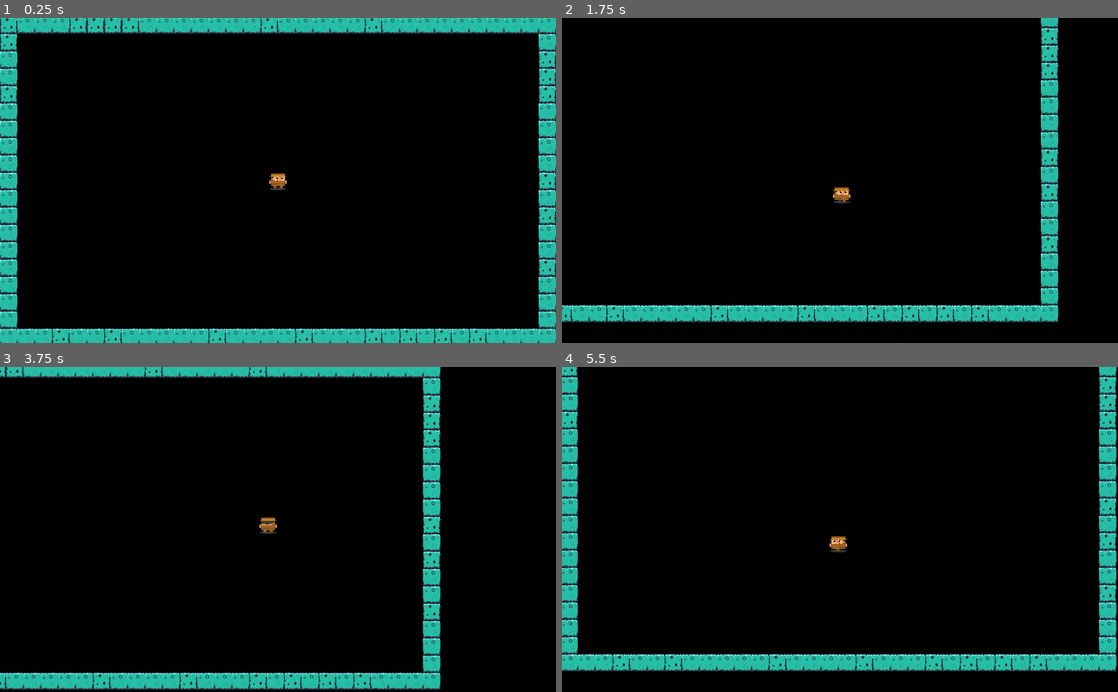
Above: before the commit, frames 1-4 (two rows, left to right).
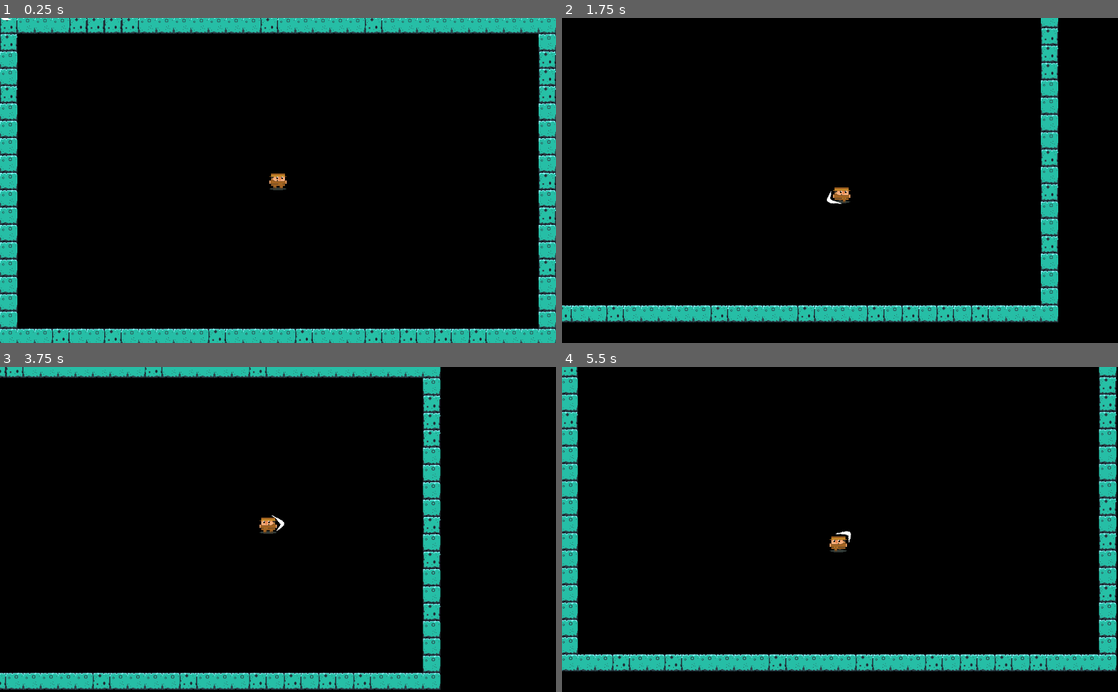
Above: after the commit, the same moments.

Repository: mcerdeira/curse-of-the-rogue
Game: Godot game, scene res://scenes/Main.tscn
Two runs of this game, one before a commit and one after it. Both use one fixed random seed, a clock stepped at 60 frames per second and the inputs below.
Inputs (mouse positions are in pixels of both pictures, inside the frame that each line leads up to):
- Up to frame 1 (0.25 s): no input
- Up to frame 2 (1.75 s): tap Enter at 0.5 s; move the mouse to (962, 164) at 0.52 s; press the mouse at (962, 164) at 0.53 s; hold D (right) 0.53-1.28 s; right-click (962, 164) at 0.8 s; move the mouse to (728, 196) at 1.27 s; release the mouse at (728, 196) at 1.28 s; hold S (down) from 1.28 s (still down); right-click (728, 196) at 1.35 s; click (728, 196) at 1.55 s
- Up to frame 3 (3.75 s): move the mouse to (333, 458) at 2.02 s; release S (down) at 2.03 s; press the mouse at (333, 458) at 2.03 s; hold D (right) 2.03-2.78 s; right-click (333, 458) at 2.3 s; move the mouse to (250, 594) at 2.77 s; release the mouse at (250, 594) at 2.78 s; hold W (up) 2.78-3.53 s; right-click (250, 594) at 2.85 s; click (250, 594) at 3.05 s; move the mouse to (444, 578) at 3.52 s; press the mouse at (444, 578) at 3.53 s; hold A (left) from 3.53 s (still down)
- Up to frame 4 (5.5 s): right-click (1006, 578) at 3.8 s; move the mouse to (673, 480) at 4.27 s; release the mouse at (673, 480) at 4.28 s; right-click (673, 480) at 4.35 s; click (673, 480) at 4.55 s; move the mouse to (867, 529) at 5.02 s; release A (left) at 5.03 s; press the mouse at (867, 529) at 5.03 s; hold S (down) from 5.03 s (still down); right-click (867, 529) at 5.3 s

The runs differ from the first frame. In frame 1, less than 0.1% of the frame differs, in the area x 0-3%, y 0-1%; in frame 2, less than 0.1%; in frame 3, less than 0.1%, in the area x 47-52%, y 45-51%; in frame 4, less than 0.1%.

Commit message:
Armas, primer approach

Diff:
--- a/src/scenes/Main.tscn
+++ b/src/scenes/Main.tscn
@@ -1,7 +1,8 @@
-[gd_scene load_steps=3 format=2]
+[gd_scene load_steps=4 format=2]
 
 [ext_resource path="res://scenes/Player.tscn" type="PackedScene" id=1]
 [ext_resource path="res://scenes/Wall.tscn" type="PackedScene" id=2]
+[ext_resource path="res://scenes/Whip.tscn" type="PackedScene" id=3]
 
 [node name="Main" type="Node2D"]
 
@@ -9,3 +10,5 @@
 position = Vector2( 512, 303 )
 
 [node name="Wall" parent="." instance=ExtResource( 2 )]
+
+[node name="Whip" parent="." instance=ExtResource( 3 )]
--- a/src/scenes/Player.gd
+++ b/src/scenes/Player.gd
@@ -1,32 +1,58 @@
 extends KinematicBody2D
 var movement = Vector2.ZERO
 var speed = 150
+var whip_inst = null
+var whip = preload("res://scenes/Whip.tscn")
+var primary_wheapon = ""
+var secondary_wheapon = ""
+
 
 func _physics_process(delta):
-	var move = false
+	var left = Input.is_action_pressed("left")
+	var right = Input.is_action_pressed("right")
+	var down = Input.is_action_pressed("down")
+	var up = Input.is_action_pressed("up")
+	var action1 = Input.is_action_pressed("action1")
+	var action2 = Input.is_action_pressed("action2")
+
+	var move = (left or right or up or down)
+
 	movement = Vector2.ZERO
 
-	if Input.is_action_pressed("left"):
+	if action1:
+		if !is_instance_valid(whip_inst):
+			var mouse_pos = get_global_mouse_position()
+			var angle = get_angle_to(mouse_pos)
+			var _z = z_index
+			if $sprite.animation == "back":
+				_z = z_index - 10
+
+			whip_inst = whip.instance()
+			add_child(whip_inst)
+			whip_inst.z_index = _z
+			whip_inst.set_position(Vector2(0,0))
+			whip_inst.rotation = angle
+
+	if left:
 		movement.x = -speed
-		move = true
 		$sprite.scale.x = -1
-	elif Input.is_action_pressed("right"):
+	elif right:
 		movement.x = speed
-		move = true
 		$sprite.scale.x = 1
 
-	if Input.is_action_pressed("down"):
+	if down:
 		movement.y = speed
-		move = true
-		$sprite.animation = "default"
-	elif Input.is_action_pressed("up"):
+	elif up:
 		movement.y = -speed
-		move = true
-		$sprite.animation = "back"
 
 	movement = move_and_slide(movement, Vector2.UP)
 
+	if move:
+		if up:
+			$sprite.animation = "back"
+		else:
+			$sprite.animation = "default"
+
 	$sprite.playing = move
 	if !move:
-		$sprite.animation = "default"
 		$sprite.frame = 0
--- /dev/null
+++ b/src/scenes/Whip.gd
@@ -0,0 +1,4 @@
+extends Area2D
+
+func _on_sprite_animation_finished():
+	queue_free()
--- /dev/null
+++ b/src/scenes/Whip.tscn
@@ -0,0 +1,34 @@
+[gd_scene load_steps=8 format=2]
+
+[ext_resource path="res://sprites/whip_attack3.png" type="Texture" id=1]
+[ext_resource path="res://sprites/whip_attack1.png" type="Texture" id=2]
+[ext_resource path="res://sprites/whip_attack2.png" type="Texture" id=3]
+[ext_resource path="res://sprites/whip_attack4.png" type="Texture" id=4]
+[ext_resource path="res://scenes/Whip.gd" type="Script" id=5]
+
+[sub_resource type="CircleShape2D" id=1]
+radius = 16.0
+
+[sub_resource type="SpriteFrames" id=2]
+animations = [ {
+"frames": [ ExtResource( 2 ), ExtResource( 2 ), ExtResource( 2 ), ExtResource( 3 ), ExtResource( 1 ), ExtResource( 4 ) ],
+"loop": true,
+"name": "default",
+"speed": 5.0
+} ]
+
+[node name="Whip" type="Area2D"]
+script = ExtResource( 5 )
+
+[node name="collider" type="CollisionShape2D" parent="."]
+position = Vector2( 16, 0 )
+shape = SubResource( 1 )
+
+[node name="sprite" type="AnimatedSprite" parent="."]
+frames = SubResource( 2 )
+frame = 2
+speed_scale = 3.0
+playing = true
+offset = Vector2( 16, -2 )
+
+[connection signal="animation_finished" from="sprite" to="." method="_on_sprite_animation_finished"]
Binary file added: src/sprites/whip_attack1.png
Not shown, added: src/sprites/whip_attack1.png.import
Binary file added: src/sprites/whip_attack2.png
Not shown, added: src/sprites/whip_attack2.png.import
Binary file added: src/sprites/whip_attack3.png
Not shown, added: src/sprites/whip_attack3.png.import
Binary file added: src/sprites/whip_attack4.png
Not shown, added: src/sprites/whip_attack4.png.import
Binary file added: src/sprites/whip_attack5.png
Not shown, added: src/sprites/whip_attack5.png.import
